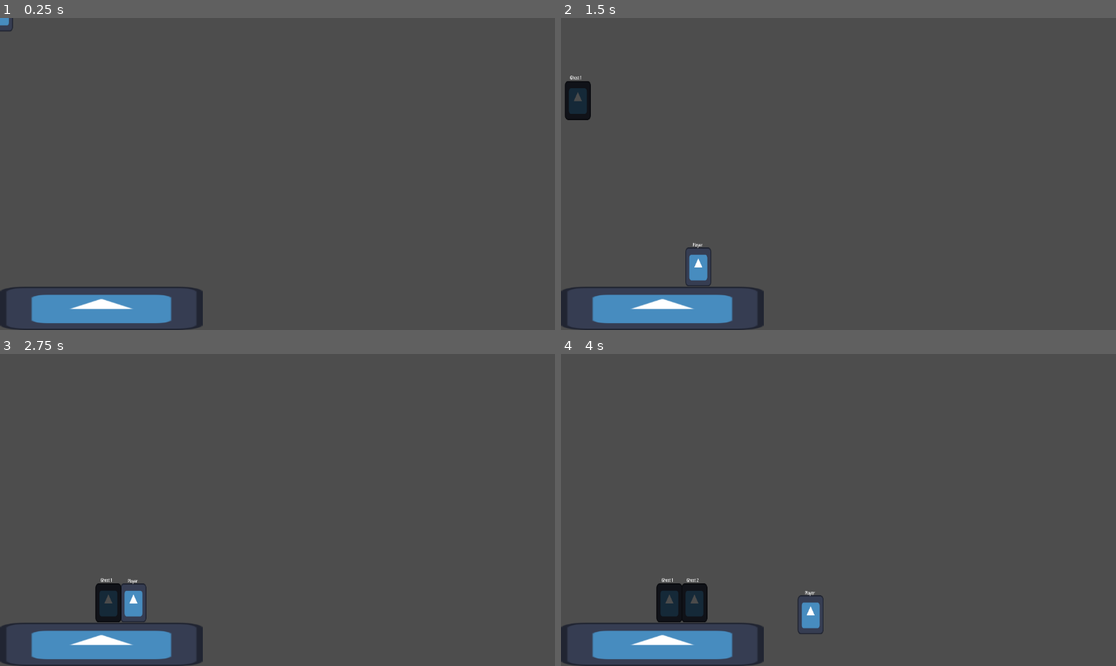
Above: before the commit, frames 1-4 (two rows, left to right).
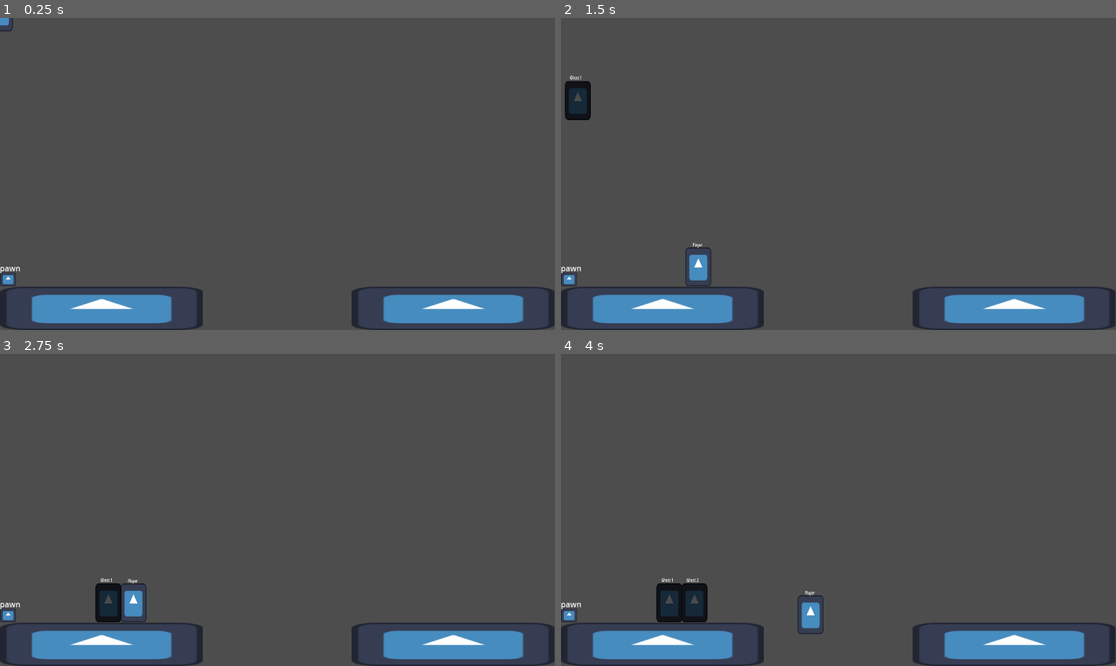
Above: after the commit, the same moments.

Repository: MrDreamhost/gmtk-jam-2025
Game: Godot game, scene res://game/main.tscn
Two runs of this game, one before a commit and one after it. Both use one fixed random seed, a clock stepped at 60 frames per second and the inputs below. The engine's default icon, where the game draws it, is replaced by a stand-in: a white triangle on a blue panel in a dark square.
Inputs (mouse positions are in pixels of both pictures, inside the frame that each line leads up to):
- Up to frame 1 (0.25 s): no input
- Up to frame 2 (1.5 s): move the mouse to (960, 158) at 0.52 s; press the mouse at (960, 158) at 0.53 s; hold D (player_right) from 0.53 s (still down); tap Space (player_jump) at 0.77 s; move the mouse to (727, 189) at 1.27 s; release the mouse at (727, 189) at 1.28 s; right-click (727, 189) at 1.35 s
- Up to frame 3 (2.75 s): tap Space (player_jump) at 1.52 s; move the mouse to (333, 441) at 2.02 s; release D (player_right) at 2.03 s; press the mouse at (333, 441) at 2.03 s; hold A (player_left) from 2.03 s (still down)
- Up to frame 4 (4 s): move the mouse to (810, 572) at 2.77 s; release A (player_left) at 2.78 s; release the mouse at (810, 572) at 2.78 s; hold D (player_right) from 2.78 s (still down); right-click (810, 572) at 2.85 s; tap Space (player_jump) at 3.02, 3.77 s; move the mouse to (1005, 556) at 3.52 s; press the mouse at (1005, 556) at 3.53 s

The runs differ from the first frame. In frame 1, 3.1% of the frame differs, in the area x 0-100%, y 79-100%; in frame 2, 3.1%; in frame 3, 3.1%; in frame 4, 3.1%.

Commit message:
Added base level class

Diff:
--- /dev/null
+++ b/level/level.gd
@@ -0,0 +1,17 @@
+class_name Level extends Node2D
+
+
+@export var spawn_point: SpawnPoint
+
+var initial_spawn: SpawnPoint
+
+
+# Called when the node enters the scene tree for the first time.
+func _ready() -> void:
+	assert(self.spawn_point != null, "No spawn point set in level")
+	self.initial_spawn = self.spawn_point
+
+
+# Called every frame. 'delta' is the elapsed time since the previous frame.
+func _process(delta: float) -> void:
+	pass
--- /dev/null
+++ b/level/test_level/test_level.gd
@@ -0,0 +1,11 @@
+extends Level
+
+
+# Called when the node enters the scene tree for the first time.
+func _ready() -> void:
+	super()
+
+
+# Called every frame. 'delta' is the elapsed time since the previous frame.
+func _process(delta: float) -> void:
+	super(delta)
--- a/level/test_level/test_level.tscn
+++ b/level/test_level/test_level.tscn
@@ -1,20 +1,37 @@
-[gd_scene load_steps=3 format=3 uid="uid://j204ye1j7wlr"]
+[gd_scene load_steps=5 format=3 uid="uid://j204ye1j7wlr"]
 
+[ext_resource type="Script" uid="uid://5w7l6biespg3" path="res://level/test_level/test_level.gd" id="1_ojvsg"]
 [ext_resource type="Texture2D" uid="uid://bjwnao17x8v8x" path="res://assets/sprites/icon.svg" id="1_twal5"]
+[ext_resource type="PackedScene" uid="uid://bcujsflu4nqbn" path="res://loop_system/spawn_point.tscn" id="2_u1e15"]
 
 [sub_resource type="RectangleShape2D" id="RectangleShape2D_5d2q1"]
 size = Vector2(421, 90)
 
-[node name="TestLevel" type="Node2D"]
+[node name="TestLevel" type="Node2D" node_paths=PackedStringArray("spawn_point")]
+script = ExtResource("1_ojvsg")
+spawn_point = NodePath("SpawnPoint")
 
 [node name="StaticBody2D" type="StaticBody2D" parent="."]
-position = Vector2(10, 638)
+position = Vector2(211, 603)
+metadata/_edit_group_ = true
 
 [node name="CollisionShape2D" type="CollisionShape2D" parent="StaticBody2D"]
-position = Vector2(200.5, -35)
 shape = SubResource("RectangleShape2D_5d2q1")
 
 [node name="Sprite2D" type="Sprite2D" parent="StaticBody2D"]
-position = Vector2(200.5, -35)
 scale = Vector2(3.28906, 0.703125)
 texture = ExtResource("1_twal5")
+
+[node name="StaticBody2D2" type="StaticBody2D" parent="."]
+position = Vector2(941, 603)
+metadata/_edit_group_ = true
+
+[node name="CollisionShape2D" type="CollisionShape2D" parent="StaticBody2D2"]
+shape = SubResource("RectangleShape2D_5d2q1")
+
+[node name="Sprite2D" type="Sprite2D" parent="StaticBody2D2"]
+scale = Vector2(3.28906, 0.703125)
+texture = ExtResource("1_twal5")
+
+[node name="SpawnPoint" parent="." instance=ExtResource("2_u1e15")]
+position = Vector2(17, 557)
Not shown, added: level/level.gd.uid
Not shown, added: level/test_level/test_level.gd.uid
